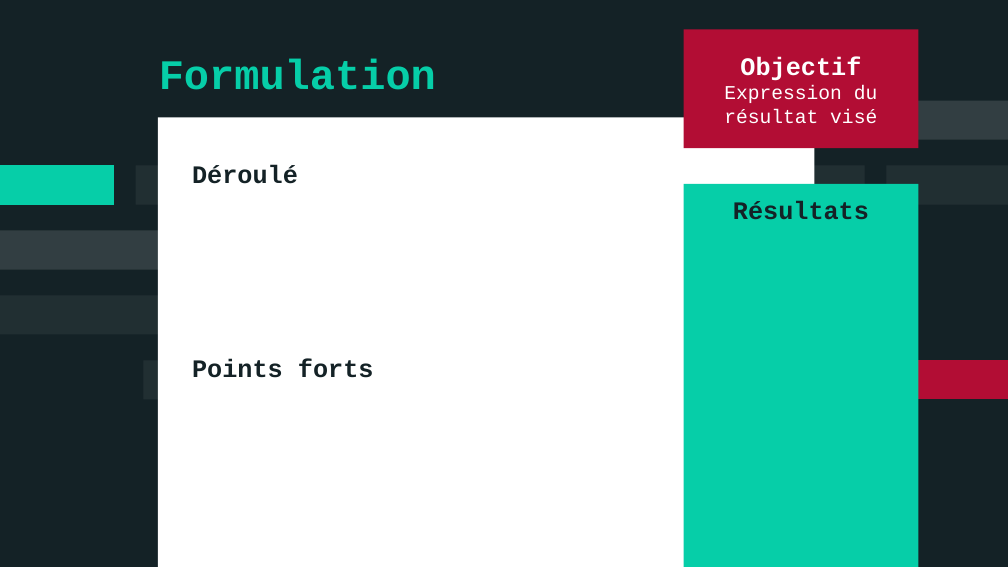
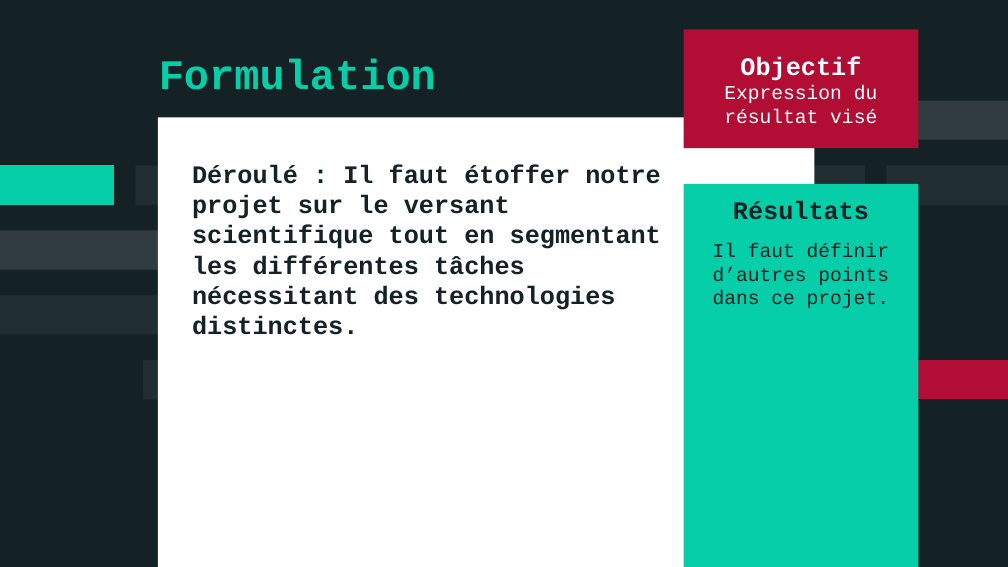
Before and after one commit to ademec/Serendipite-Godaille-Lenification, a slide deck: slide 20 of 2021-09 _ Carnet de bord.pptx (slide 7 before the commit). Drawn at 1008x567 pixels with LibreOffice and Linux fonts; fonts in the diff are those of the drawing. Boxes give left, top, right and bottom in pixels: in the first picture for what was removed or moved away, otherwise in the second. Text is boxed around its words. In the diff, an @@ line names an element or a change of style, - is before the commit and + after.

```diff
--- a/2021-09 _ Carnet de bord.pptx
+++ b/2021-09 _ Carnet de bord.pptx
@@ text at (x1=192, y1=164, x2=661, y2=335): text changed @@
-Déroulé
-Points forts
+Déroulé : Il faut étoffer notre projet sur le versant scientifique tout en segmentant les différentes tâches nécessitant des technologies distinctes.
@@ freeform shape at (x1=0, y1=231, x2=195, y2=270): fill #FFFFFF at 13% opacity to #FFFFFF at 12% opacity @@
@@ text in rectangle at (x1=713, y1=243, x2=889, y2=308): paragraph added @@
+Il faut définir d’autres points dans ce projet.
```
Also in this commit, not shown: 8 other slides changed, 24 slides added, 1 slide removed.
